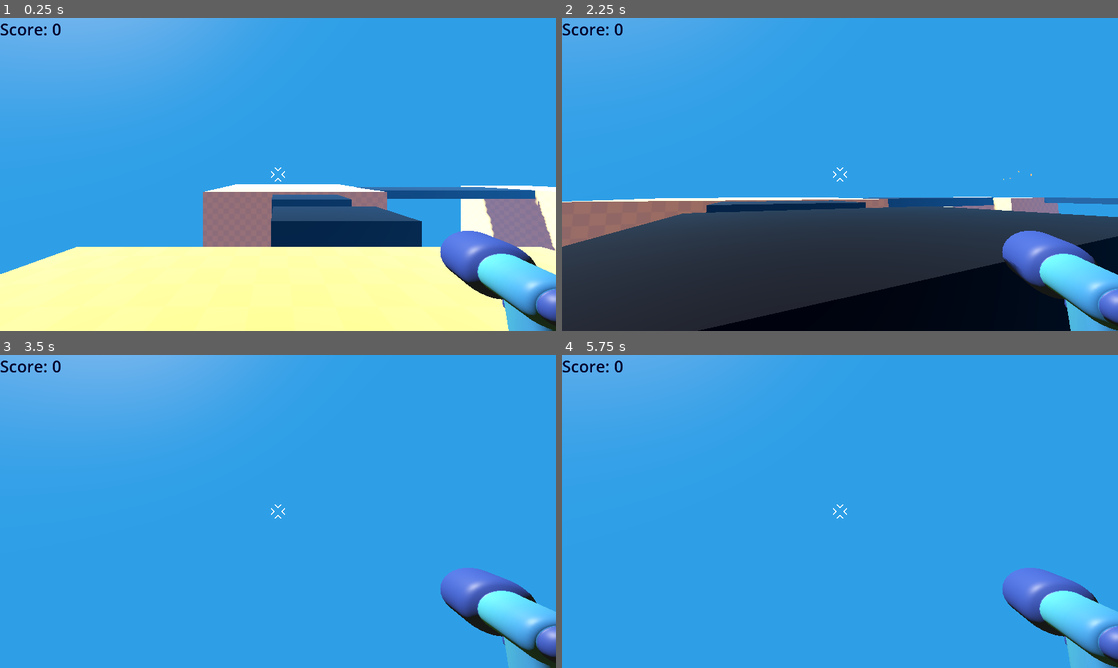
Above: before the commit, frames 1-4 (two rows, left to right).
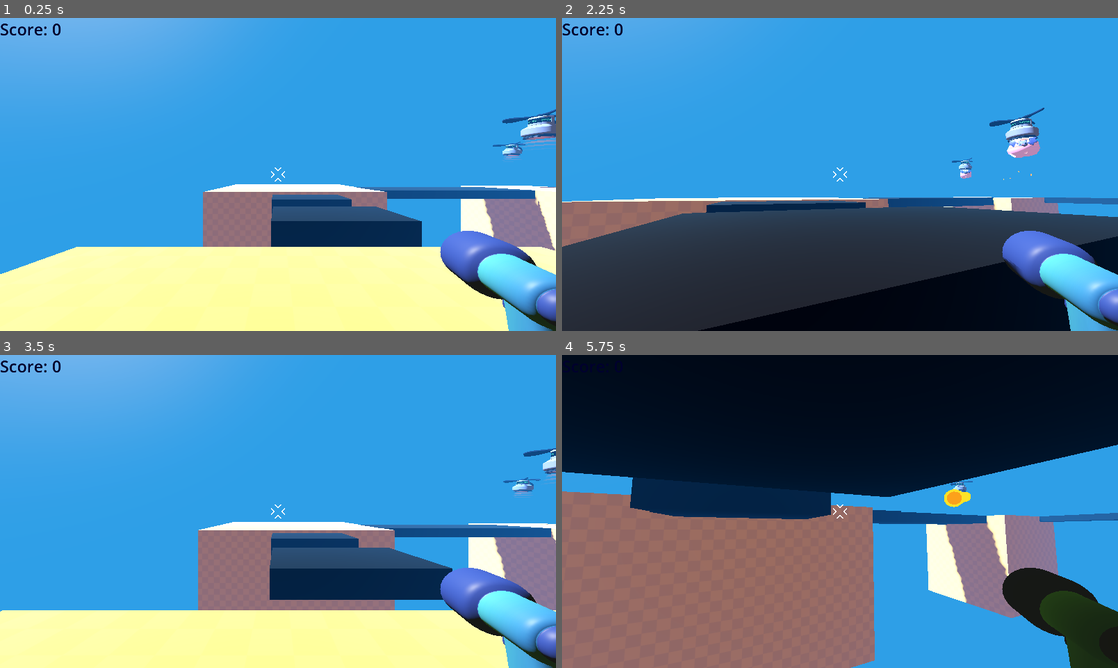
Above: after the commit, the same moments.

Repository: sj6258/My-1st-3D-game
Game: Godot game, scene res://game.tscn
The game is run twice, just before and just after one commit, with the same random seed, the same clock (stepped at 60 frames per second) and the same inputs.
Inputs (mouse positions are in pixels of both pictures, inside the frame that each line leads up to):
- Up to frame 1 (0.25 s): no input
- Up to frame 2 (2.25 s): tap Enter at 0.5 s; move the mouse to (867, 174) at 0.52 s; press the mouse at (867, 174) at 0.53 s; hold W (move_forward) from 0.53 s (still down); tap Space (jump) at 0.77, 1.52 s; move the mouse to (812, 174) at 1.27 s; release the mouse at (812, 174) at 1.28 s; tap Alt at 1.35 s; move the mouse to (851, 168) at 2.02 s; tap Shift at 2.1 s
- Up to frame 3 (3.5 s): keep holding W (move_forward); move the mouse to (272, 517) at 2.77 s; click (272, 517) at 2.85 s; tap Space (jump) at 3.02 s
- Up to frame 4 (5.75 s): keep holding W (move_forward); move the mouse to (878, 514) at 3.52 s; tap Alt at 3.6 s; tap Space (jump) at 3.77, 4.52 s; move the mouse to (795, 508) at 4.27 s; tap Shift at 4.35 s; move the mouse to (845, 511) at 5.02 s; press the mouse at (845, 511) at 5.03 s

The runs differ from the first frame. In frame 1, 0.7% of the frame differs, in the area x 88-100%, y 29-55%; in frame 2, 0.8%; in frame 3, 32%; in frame 4, 82%, in the area x 0-100%, y 0-100%.

Commit message:
Completed my game, added a kill plane + some animations

Diff:
--- a/game.gd
+++ b/game.gd
@@ -8,6 +8,18 @@
 	player_score += 1
 	label.text = "Score: " + str(player_score)
 
+func smoke_poof(mob_global_position):
+	const SMOKE_PUFF = preload("uid://cjk3frr43yesb")
+	var poof = SMOKE_PUFF.instantiate()
+	add_child(poof)
+	poof.global_position = mob_global_position
 
 func _on_mob_spawner_3d_mob_spawned(mob):
-	mob.died.connect(increase_score)
+	mob.died.connect(func on_mob_died():
+		increase_score()
+		smoke_poof(mob.global_position))
+	smoke_poof(mob.global_position)
+
+
+func _on_kill_plane_body_entered(_body):
+	get_tree().reload_current_scene.call_deferred()
--- a/game.tscn
+++ b/game.tscn
@@ -22,6 +22,8 @@
 font_size = 56
 font_color = Color(0, 0, 0.1764706, 1)
 outline_color = Color(0, 0, 0.32941177, 1)
+
+[sub_resource type="WorldBoundaryShape3D" id="WorldBoundaryShape3D_7jktm"]
 
 [node name="Game" type="Node3D"]
 script = ExtResource("1_7jktm")
@@ -121,6 +123,12 @@
 [node name="MobSpawner3D" parent="." instance=ExtResource("5_7jktm")]
 transform = Transform3D(1, 0, 0, 0, 1, 0, 0, 0, 1, 40.975025, 2.60163, 8.707936)
 
+[node name="MobSpawner3D2" parent="." instance=ExtResource("5_7jktm")]
+transform = Transform3D(1, 0, 0, 0, 1, 0, 0, 0, 1, 29.975025, 2.60163, -27.292065)
+
+[node name="MobSpawner3D3" parent="." instance=ExtResource("5_7jktm")]
+transform = Transform3D(1, 0, 0, 0, 1, 0, 0, 0, 1, 16.975025, 2.60163, -14.292065)
+
 [node name="Label" type="Label" parent="."]
 unique_name_in_owner = true
 offset_right = 40.0
@@ -128,4 +136,15 @@
 text = "Score: 0"
 label_settings = SubResource("LabelSettings_ryrav")
 
+[node name="KillPlane" type="Area3D" parent="."]
+transform = Transform3D(1, 0, 0, 0, 1, 0, 0, 0, 1, 0, -17.553352, 0)
+
+[node name="CollisionShape3D" type="CollisionShape3D" parent="KillPlane"]
+transform = Transform3D(1, 0, 0, 0, 1, 0, 0, 0, 1, 0, -0.47410583, 0)
+shape = SubResource("WorldBoundaryShape3D_7jktm")
+debug_color = Color(0.9999997, 0.0037052496, 0.08980254, 0.41960785)
+
 [connection signal="mob_spawned" from="MobSpawner3D" to="." method="_on_mob_spawner_3d_mob_spawned"]
+[connection signal="mob_spawned" from="MobSpawner3D2" to="." method="_on_mob_spawner_3d_mob_spawned"]
+[connection signal="mob_spawned" from="MobSpawner3D3" to="." method="_on_mob_spawner_3d_mob_spawned"]
+[connection signal="body_entered" from="KillPlane" to="." method="_on_kill_plane_body_entered"]
--- a/mob/mob.gd
+++ b/mob/mob.gd
@@ -3,7 +3,7 @@
 signal died
 
 var health = 3
-var speed = randf_range(2.0, 4.0)
+var speed = randf_range(3.0, 7.0)
 
 @onready var bat_model: Node3D = %bat_model
 @onready var timer: Timer = %Timer
@@ -34,9 +34,9 @@
 		var random_upward_force = Vector3.UP * randf_range(1.0, 5.0)
 		apply_central_impulse(direction * 10 + random_upward_force)
 		timer.start()
-		died.emit()
 		ko.play()
 
 
 func _on_timer_timeout():
 	queue_free()
+	died.emit()
--- a/mob/mob.tscn
+++ b/mob/mob.tscn
@@ -17,6 +17,7 @@
 roughness = 0.42727274
 
 [node name="Mob" type="RigidBody3D"]
+collision_layer = 2
 script = ExtResource("1_6jlfs")
 
 [node name="CollisionShape3D" type="CollisionShape3D" parent="."]
@@ -27,22 +28,22 @@
 unique_name_in_owner = true
 
 [node name="Skeleton3D" parent="bat_model/Armature" index="0"]
-bones/0/position = Vector3(0, 0.023599999, 0)
-bones/1/rotation = Quaternion(0.18738188, -0.008876557, -0.6364845, 0.7481289)
-bones/2/rotation = Quaternion(0.17815024, 0.078589626, 0.39580545, 0.8974543)
-bones/3/rotation = Quaternion(0.13669011, 0.10440876, 0.3623382, 0.916038)
-bones/4/rotation = Quaternion(0.18738188, 0.008876557, 0.6364845, 0.7481289)
-bones/5/rotation = Quaternion(0.17815024, -0.078589626, -0.39580545, 0.8974543)
-bones/6/rotation = Quaternion(0.13669011, -0.10440876, -0.3623382, 0.916038)
-bones/8/rotation = Quaternion(3.9751548e-08, 0.6528042, 0.75752676, 2.4995863e-08)
-bones/11/rotation = Quaternion(2.4636577e-08, 0.6528042, 0.75752676, 3.3759314e-08)
+bones/0/position = Vector3(0, 0.019584823, 0)
+bones/1/rotation = Quaternion(0.22186029, -0.027575543, -0.60246825, 0.7661916)
+bones/2/rotation = Quaternion(0.13936415, 0.06478656, 0.41649362, 0.8960543)
+bones/3/rotation = Quaternion(0.041634936, 0.06563709, 0.35400265, 0.9320088)
+bones/4/rotation = Quaternion(0.22186029, 0.027575543, 0.60246825, 0.7661916)
+bones/5/rotation = Quaternion(0.13936415, -0.06478656, -0.41649362, 0.8960543)
+bones/6/rotation = Quaternion(0.041634936, -0.06563709, -0.35400265, 0.9320088)
+bones/8/rotation = Quaternion(1.913211e-08, 0.5995081, 0.8003687, 2.602799e-08)
+bones/11/rotation = Quaternion(3.1367303e-08, 0.5995081, 0.8003687, 3.1641846e-08)
 
 [node name="bat" parent="bat_model/Armature/Skeleton3D" index="0"]
 surface_material_override/0 = SubResource("StandardMaterial3D_4wq73")
 
 [node name="Timer" type="Timer" parent="."]
 unique_name_in_owner = true
-wait_time = 2.5
+wait_time = 2.0
 one_shot = true
 
 [node name="HurtSound" type="AudioStreamPlayer3D" parent="."]
--- a/player/bullet_3d.tscn
+++ b/player/bullet_3d.tscn
@@ -8,6 +8,7 @@
 
 [node name="Bullet3D" type="Area3D"]
 top_level = true
+collision_mask = 3
 script = ExtResource("1_hgguu")
 
 [node name="CollisionShape3D" type="CollisionShape3D" parent="."]
--- a/player/player.tscn
+++ b/player/player.tscn
@@ -8,6 +8,7 @@
 [sub_resource type="CapsuleShape3D" id="CapsuleShape3D_sh265"]
 
 [node name="Player" type="CharacterBody3D"]
+collision_mask = 3
 script = ExtResource("1_rkbax")
 
 [node name="CollisionShape3D" type="CollisionShape3D" parent="."]
Not shown, added: export_presets.cfg
Not shown: 1 places in game.tscn that only renumber resources
